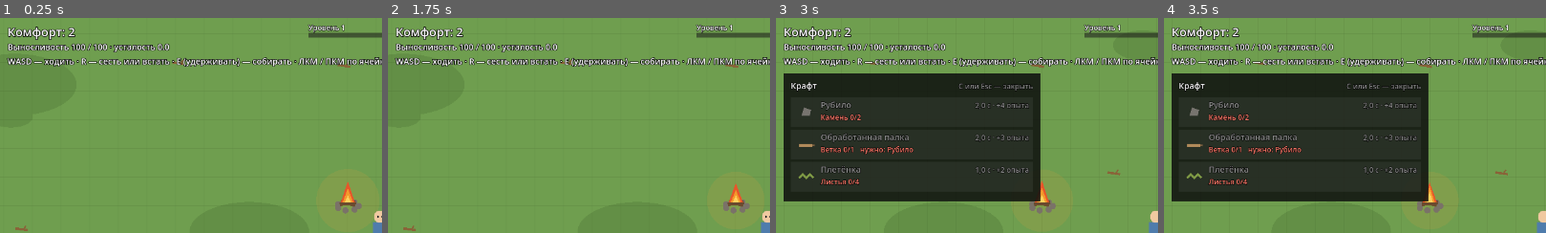
Above: before the commit, frames 1-4 (left to right).
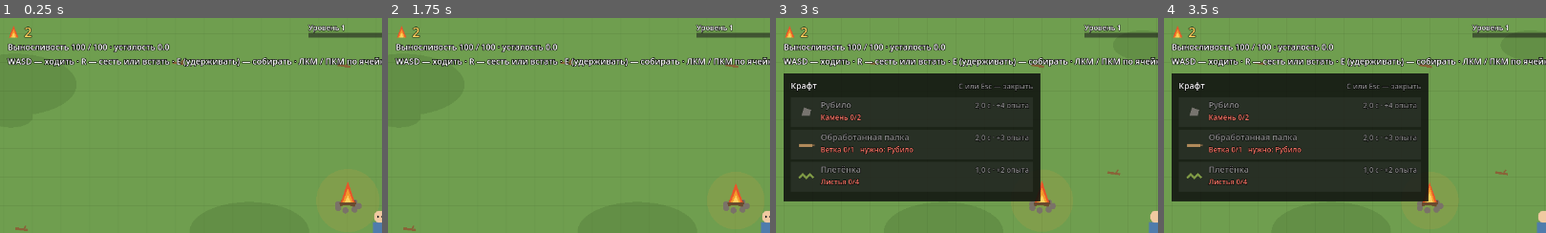
Above: after the commit, the same moments.

Repository: Chikkl/ember-wayfarer
Game: Godot game, scene res://src/main.tscn
Same seed, same stepped clock (60 frames per second), same inputs: the game is played once before the commit and once after it.
Inputs (mouse positions are % of the whole screen's width and height, from its top left):
- Up to frame 1 (0.25 s): no input
- Up to frame 2 (1.75 s): tap Enter at 0.5 s; drag from (50, 90) to (60, 28) at 0.52 s; tap Space at 1.25 s; drag from (30, 55) to (45, 70) at 1.27 s
- Up to frame 3 (3 s): tap Enter at 2 s; move the mouse to (60, 28) at 2.02 s; hold D (move_right) 2.03-2.75 s; tap T (tree) at 2.1 s; click (60, 28) at 2.17 s; tap C (craft) at 2.3 s; drag from (18, 28) to (20, 35) at 2.77 s
- Up to frame 4 (3.5 s): no input
The pictures show only the part of the screen within x 0-50%, y 0-50%; the shares and areas given below are measured in that part.

The runs differ from the first frame. In frame 1, 0.6% of the frame differs, in the area x 2-20%, y 3-11%; in frame 2, 0.6%; in frame 3, 0.6%; in frame 4, 0.6%.

Commit message:
feat: Show camp comfort as a flame badge
- A flame with the camp comfort replaces the comfort text line; it
  fades outside the camp and glows when comfort grows
- On hover it lists the best item of each comfort group and the
  rule that one best item per group counts
- Capture mode keeps the badge on screen

Diff:
--- a/src/camp/camp.gd
+++ b/src/camp/camp.gd
@@ -19,6 +19,11 @@
 ## Comfort of this camp from the comfort items inside its zone.
 func comfort() -> int:
 	return CampComfort.compute(_item_ids(), GameData.table("comfort_items"))
+
+
+## The best comfort item of each group inside the camp, {group: item_id}.
+func best_by_group() -> Dictionary:
+	return CampComfort.best_by_group(_item_ids(), GameData.table("comfort_items"))
 
 
 ## Comfort of this camp if one more [param item_id] stood inside it.
--- a/src/camp/camp_comfort.gd
+++ b/src/camp/camp_comfort.gd
@@ -7,18 +7,24 @@
 ## [param item_ids] are comfort items inside the camp zone,
 ## [param item_table] is data/comfort_items.csv indexed by id.
 static func compute(item_ids: Array[String], item_table: Dictionary) -> int:
-	var best_by_group := {}
+	var total := 0
+	for best_id: String in best_by_group(item_ids, item_table).values():
+		total += int(item_table[best_id].comfort)
+	return total
+
+
+## The item with the highest comfort in each group, {group: item_id}.
+static func best_by_group(item_ids: Array[String], item_table: Dictionary) -> Dictionary:
+	var best := {}
 	for id in item_ids:
 		if not item_table.has(id):
 			push_warning("Unknown comfort item: %s" % id)
 			continue
 		var row: Dictionary = item_table[id]
 		var group: String = row.group
-		best_by_group[group] = maxi(best_by_group.get(group, 0), int(row.comfort))
-	var total := 0
-	for group_best: int in best_by_group.values():
-		total += group_best
-	return total
+		if group not in best or int(row.comfort) > int(item_table[best[group]].comfort):
+			best[group] = id
+	return best
 
 
 ## Fatigue removed per second while resting at [param comfort].
--- a/src/main.tscn
+++ b/src/main.tscn
@@ -10,6 +10,7 @@
 [ext_resource type="Script" path="res://src/ui/tree_screen.gd" id="8_tree"]
 [ext_resource type="Script" path="res://src/ui/craft_menu.gd" id="9_craft"]
 [ext_resource type="Script" path="res://src/camp/build_mode.gd" id="10_build"]
+[ext_resource type="Script" path="res://src/ui/comfort_badge.gd" id="11_comfort"]
 
 [node name="Main" type="Node2D"]
 script = ExtResource("1_main")
@@ -33,12 +34,8 @@
 player = NodePath("../World/Player")
 build_mode = NodePath("../World/BuildMode")
 
-[node name="Comfort" type="Label" parent="Hud"]
-offset_left = 16.0
-offset_top = 12.0
-theme_override_colors/font_outline_color = Color(0, 0, 0, 1)
-theme_override_constants/outline_size = 4
-theme_override_font_sizes/font_size = 20
+[node name="Comfort" type="Control" parent="Hud"]
+script = ExtResource("11_comfort")
 
 [node name="Debug" type="Label" parent="Hud"]
 offset_left = 16.0
--- /dev/null
+++ b/src/ui/comfort_badge.gd
@@ -0,0 +1,134 @@
+class_name ComfortBadge
+extends Control
+## Camp comfort at the top left: a flame with a number. Outside the camp it fades.
+## On hover it opens the comfort groups: the best item of each group and what it
+## adds, so the player sees that one best item per group counts.
+## Feedback rules: docs/systems/comfort.md, "Обратная связь игроку".
+## Placeholder graphics until the art pass.
+
+## Comfort groups of data/comfort_items.csv in the order they are listed.
+const GROUP_NAMES := {"fire": "Огонь", "sleep": "Сон", "seat": "Сиденье", "shelter": "Укрытие"}
+const BADGE_SIZE := Vector2(70, 34)
+const NUMBER_SIZE := 22
+const FONT_SIZE := 12
+const OUTSIDE_ALPHA := 0.45
+## The number glows this long after the camp comfort grows.
+const PULSE_TIME := 0.8
+const PANEL_TOP := 40.0
+const PANEL_WIDTH := 290.0
+const ROW_HEIGHT := 20.0
+const PANEL_COLOR := Color(0.06, 0.07, 0.06, 0.9)
+const NUMBER_COLOR := Color("ffd25e")
+const MUTED_COLOR := Color(1, 1, 1, 0.55)
+const FLAME_COLORS: Array[Color] = [Color("e8562a"), Color("f59a2c"), Color("ffd25e")]
+const LEAF_COLOR := Color("5b8a3c")
+const WOOD_COLOR := Color("6b4a2e")
+
+var _player: Player
+var _hovered := false
+var _shown_comfort := -1
+var _pulse := 0.0
+
+
+func setup(player: Player) -> void:
+	_player = player
+	position = Vector2(12, 8)
+	size = BADGE_SIZE
+	mouse_filter = MOUSE_FILTER_STOP
+	mouse_entered.connect(func() -> void: _hovered = true)
+	mouse_exited.connect(func() -> void: _hovered = false)
+
+
+## Center of the badge on the screen, for a capture mode hover.
+func center() -> Vector2:
+	return get_global_rect().get_center()
+
+
+func _camp() -> Camp:
+	return get_tree().get_first_node_in_group(Camp.GROUP)
+
+
+func _process(delta: float) -> void:
+	var camp := _camp()
+	if camp == null:
+		return
+	var comfort := camp.comfort()
+	if _shown_comfort >= 0 and comfort > _shown_comfort:
+		_pulse = PULSE_TIME
+	_shown_comfort = comfort
+	_pulse = maxf(_pulse - delta, 0.0)
+	queue_redraw()
+
+
+func _draw() -> void:
+	var camp := _camp()
+	if camp == null or _player == null:
+		return
+	var inside := camp.contains(_player.global_position)
+	var alpha := 1.0 if inside else OUTSIDE_ALPHA
+	_draw_flame(Vector2(14, 28), 1.0, alpha)
+	var font := ThemeDB.fallback_font
+	var glow := _pulse / PULSE_TIME
+	var color := Color(NUMBER_COLOR.lightened(0.6 * glow), alpha)
+	var number_size := NUMBER_SIZE + roundi(4 * glow)
+	_text(font, Vector2(32, 27), str(camp.comfort()), number_size, color)
+	if _hovered:
+		_draw_panel(font, camp, inside)
+
+
+## The comfort groups under the badge: the best item of each, or a dash.
+func _draw_panel(font: Font, camp: Camp, inside: bool) -> void:
+	var rows := GROUP_NAMES.size() + 2
+	var panel := Rect2(0, PANEL_TOP, PANEL_WIDTH, 26 + rows * ROW_HEIGHT)
+	draw_rect(panel, PANEL_COLOR)
+	var title := "Комфорт лагеря: %d" % camp.comfort()
+	if not inside:
+		title += " · ты вне лагеря"
+	_text(font, Vector2(10, PANEL_TOP + 20), title, FONT_SIZE, Color.WHITE)
+	var best := camp.best_by_group()
+	var items := GameData.table("comfort_items")
+	var y := PANEL_TOP + 22 + ROW_HEIGHT
+	for group: String in GROUP_NAMES:
+		_draw_group_icon(group, Vector2(18, y - 4))
+		var line := "%s: —" % GROUP_NAMES[group]
+		var line_color := MUTED_COLOR
+		if group in best:
+			var row: Dictionary = items[best[group]]
+			line = "%s: %s, +%d" % [GROUP_NAMES[group], row.name, int(row.comfort)]
+			line_color = Color.WHITE
+		_text(font, Vector2(34, y), line, FONT_SIZE, line_color)
+		y += ROW_HEIGHT
+	var rule := "Из каждой группы считается лучший предмет"
+	_text(font, Vector2(10, y + 4), rule, FONT_SIZE - 1, MUTED_COLOR)
+
+
+func _draw_flame(at: Vector2, scale_factor: float, alpha: float) -> void:
+	for i in FLAME_COLORS.size():
+		var height := (20.0 - i * 6.0) * scale_factor
+		var half_width := (8.0 - i * 2.2) * scale_factor
+		var flame := PackedVector2Array(
+			[at + Vector2(-half_width, 0), at + Vector2(0, -height), at + Vector2(half_width, 0)]
+		)
+		draw_colored_polygon(flame, Color(FLAME_COLORS[i], alpha))
+
+
+func _draw_group_icon(group: String, at: Vector2) -> void:
+	match group:
+		"fire":
+			_draw_flame(at + Vector2(0, 6), 0.5, 1.0)
+		"sleep":
+			draw_rect(Rect2(at + Vector2(-8, -3), Vector2(16, 7)), LEAF_COLOR)
+		"seat":
+			draw_rect(Rect2(at + Vector2(-8, -2), Vector2(16, 6)), WOOD_COLOR)
+		"shelter":
+			var roof := PackedVector2Array(
+				[at + Vector2(-8, 5), at + Vector2(0, -6), at + Vector2(8, 5)]
+			)
+			draw_colored_polygon(roof, LEAF_COLOR.darkened(0.1))
+
+
+func _text(font: Font, at: Vector2, text: String, font_size: int, color: Color) -> void:
+	draw_string_outline(
+		font, at, text, HORIZONTAL_ALIGNMENT_LEFT, -1, font_size, 3, Color(0, 0, 0, color.a)
+	)
+	draw_string(font, at, text, HORIZONTAL_ALIGNMENT_LEFT, -1, font_size, color)
--- a/src/ui/hud.gd
+++ b/src/ui/hud.gd
@@ -1,6 +1,6 @@
 class_name Hud
 extends CanvasLayer
-## Screen bars and hints. The comfort bar is visible from the start:
+## Screen bars and hints. The comfort badge is visible from the start:
 ## the starting campfire already gives minimal comfort.
 
 const STEP_DONE_TEXT := "Шаг 1 пройден: первое жилище под крышей"
@@ -10,7 +10,7 @@
 @export var player: Player
 @export var build_mode: BuildMode
 
-@onready var _comfort_label: Label = $Comfort
+@onready var _comfort_badge: ComfortBadge = $Comfort
 @onready var _debug_label: Label = $Debug
 @onready var _hint_label: Label = $Hint
 @onready var _inventory_bar: InventoryBar = $Inventory
@@ -23,6 +23,7 @@
 	_inventory_bar.setup(player.inventory)
 	_inventory_bar.drop_requested.connect(player.drop_from_slot)
 	_xp_bar.setup(player.progression)
+	_comfort_badge.setup(player)
 	_tree_screen.setup(player.recipe_tree, player.progression, GameData.table("recipes"))
 	_craft_menu.setup(player, GameData.table("items"))
 	_craft_menu.build_requested.connect(_on_build_requested)
@@ -77,16 +78,19 @@
 	return _craft_menu
 
 
-## Capture mode keeps only the inventory and experience bars: the text lines
-## are placeholders and debug values.
+## The comfort badge, for a capture mode hover.
+func comfort_badge() -> ComfortBadge:
+	return _comfort_badge
+
+
+## Capture mode keeps the bars and the comfort badge: the text lines are debug
+## values and the controls hint.
 func hide_text() -> void:
-	_comfort_label.hide()
 	_debug_label.hide()
 	_hint_label.hide()
 
 
 func _process(_delta: float) -> void:
-	_comfort_label.text = "Комфорт: %d" % player.current_comfort()
 	var stamina := player.stamina
 	_debug_label.text = (
 		"Выносливость %.0f / %.0f · усталость %.1f%s%s"
--- a/tests/unit/test_camp_comfort.gd
+++ b/tests/unit/test_camp_comfort.gd
@@ -36,6 +36,12 @@
 func test_hut_replaces_the_lean_to() -> void:
 	var ids: Array[String] = ["lean_to", "hut"]
 	assert_eq(CampComfort.compute(ids, ITEMS), 4, "The best shelter counts")
+
+
+func test_best_item_of_each_group() -> void:
+	var ids: Array[String] = ["lean_to", "campfire", "hut", "log_seat", "log_seat"]
+	var best := CampComfort.best_by_group(ids, ITEMS)
+	assert_eq(best, {"shelter": "hut", "fire": "campfire", "seat": "log_seat"})
 
 
 func test_unknown_item_is_ignored() -> void:
Not shown, added: src/ui/comfort_badge.gd.uid
